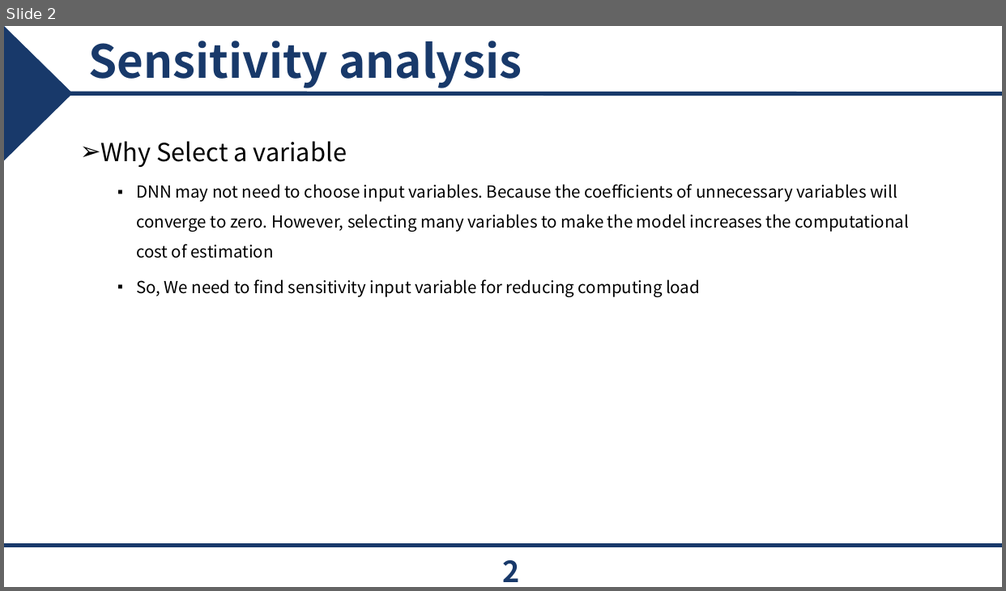
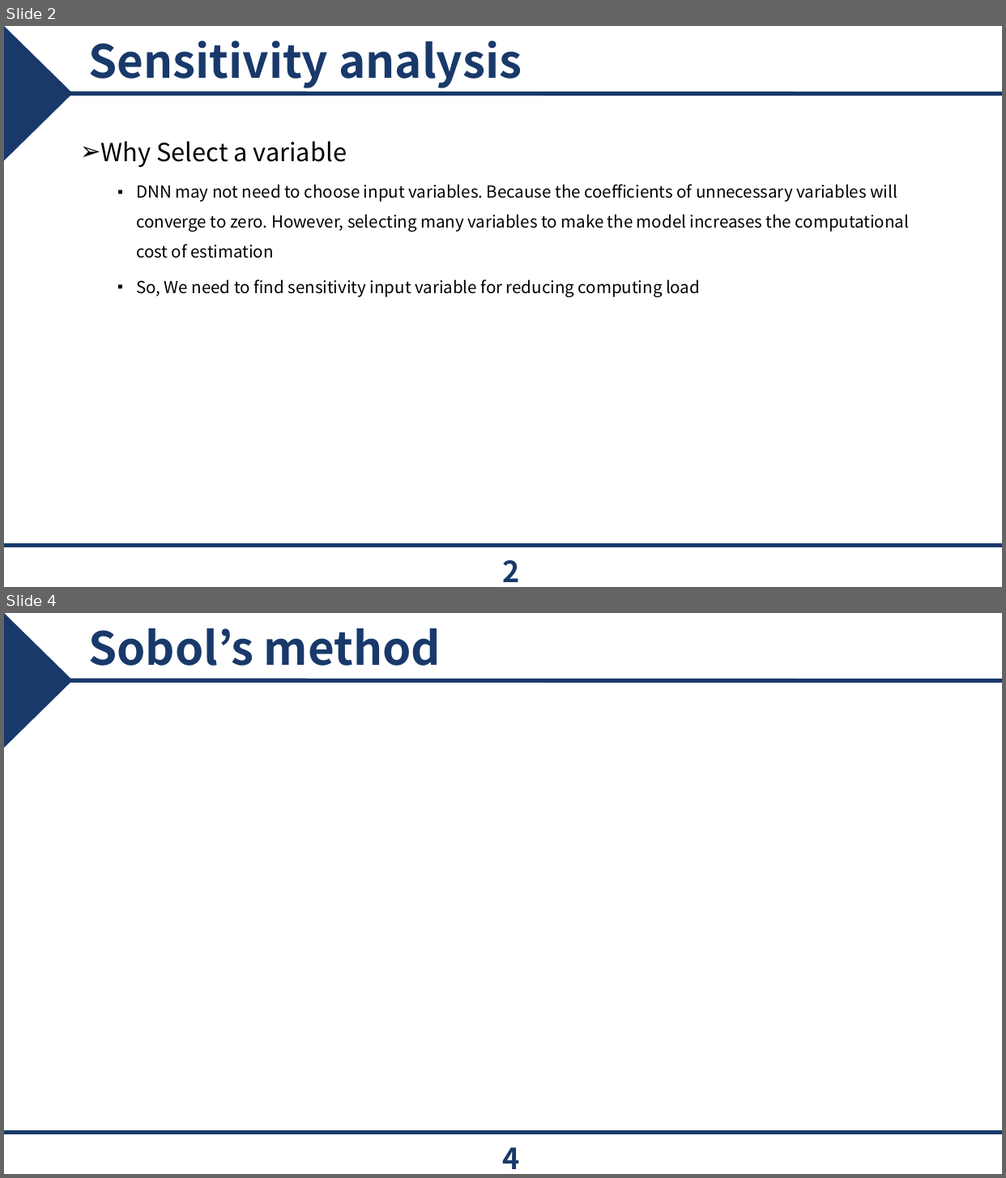
Before and after one commit to epoxx-arch/Torque_vectoringthesis, a slide deck: PPT/개인 연구 Parametric.pptx. Shown one above the other, each under a label of ours: slide 2 before the commit, slides 2 and 4 after it; the slides between them are not shown. The pictures are 1006x591 and 1006x1178 pixels, drawn with LibreOffice and Linux fonts; fonts in the diff are those of the drawing; grey boxes stand for pictures; background and template pictures are left out. Boxes give left, top, right and bottom in pixels: in the first picture for what was removed or moved away, otherwise in the second. Text is boxed around its words. In the diff, an @@ line names an element or a change of style, - is before the commit and + after.

```diff
--- a/PPT/개인 연구 Parametric.pptx
+++ b/PPT/개인 연구 Parametric.pptx
@@ slide 4 added at (4, 613, 1002, 1174), background #FFFFFF; not listed: 3 template elements that a slide beside it also shows @@
@@ title added at (88, 628, 441, 666), 44 pt, text #18396A, bold @@
+Sobol’s method
@@ page number added at (502, 1148, 519, 1169), 28 pt, text #18396A, bold @@
+4
```
Also in this commit, not shown: 3 slides changed, 7 other slides added, 4 slides removed, 3 other files.
